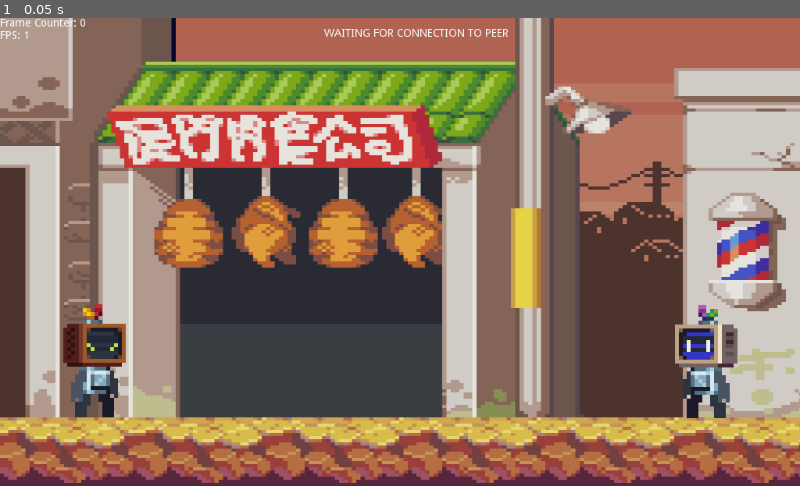
Above: before the commit, frame 1.
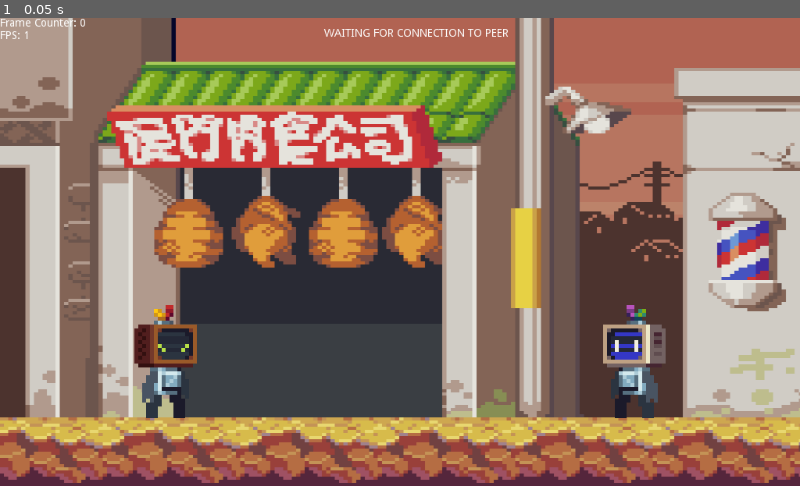
Above: after the commit, the same moment.

Repository: BasCandia/RollbackNetcodePeerToPeer
Game: Godot game, scene res://Scenes/Stage2DCollisions.tscn
Two runs of this game, one before a commit and one after it. Both use one fixed random seed, a clock stepped at 60 frames per second and the inputs below.
Inputs:
- Up to frame 1 (0.05 s): no input

The runs differ from the first frame. In frame 1, 5.0% of the frame differs, in the area x 7-93%, y 61-86%.

Commit message:
Fix a escenario, pruebas y ejecutables

Diff:
--- a/Scenes/Stage2DCollisions.tscn
+++ b/Scenes/Stage2DCollisions.tscn
@@ -33,11 +33,11 @@
 script = ExtResource( 1 )
 
 [node name="LocalPlayer" parent="InputControl" instance=ExtResource( 2 )]
-position = Vector2( 121, 439 )
+position = Vector2( 212, 440 )
 script = ExtResource( 3 )
 
 [node name="NetPlayer" parent="InputControl" instance=ExtResource( 7 )]
-position = Vector2( 904, 440 )
+position = Vector2( 812, 440 )
 collision_mask = 3
 script = ExtResource( 8 )
 
@@ -54,12 +54,12 @@
 
 [node name="StaticBody2D3" parent="." instance=ExtResource( 5 )]
 visible = false
-position = Vector2( 984, 300 )
+position = Vector2( 1024, 300 )
 scale = Vector2( 4, 10 )
 
 [node name="StaticBody2D4" parent="." instance=ExtResource( 5 )]
 visible = false
-position = Vector2( 40, 300 )
+position = Vector2( 0, 300 )
 scale = Vector2( 4, 10 )
 
 [node name="Background" parent="." instance=ExtResource( 4 )]
--- a/Scripts/InputControl.gd
+++ b/Scripts/InputControl.gd
@@ -2,7 +2,7 @@
 extends Node
 
 #amount of input delay in frames
-var input_delay = 5
+var input_delay = 1
 #number of frame states to save in order to implement rollback (max amount of frames able to rollback)
 var rollback = 7
 #frame range of duplicate past input packets to send every frame (should be less than rollback)
@@ -37,7 +37,7 @@
 var flag_ms_array = false #Si este cambia a true, se comenzara a guardar datos
 var nro_prueba = 0
 const MINUTO_FPS = 3600 #3600 frames a 60 fps es un minuto, para realizar pruebas y guardar valores de ping
-const CANT_PRUEBAS = 10 # 1-> 50ms 2->100ms 30->150ms y asi
+const CANT_PRUEBAS = 10 # 1-> 25ms 2->50ms 3->75ms y asi
 var frame_count_test = 0
 var frame_count = 0
 
@@ -151,8 +151,8 @@
 	input_received = false #network thread will set to true when a networked player is found.
 
 	#set up networking thread
-	UDPPeer.listen(241, "*")
-	UDPPeer.set_dest_address("::1", 240) #::1 is localhost
+	UDPPeer.listen(240, "*")
+	UDPPeer.set_dest_address("::1", 241) #::1 is localhost
 	input_thread = Thread.new()
 	input_thread.start(self, "thr_network_inputs", null, 2)
 
@@ -166,9 +166,19 @@
 			input_received_mutex.unlock()
 			UDPPeer.put_packet(PoolByteArray([1, state_queue[0].frame, (frame_num + 1)%256])) #send request for needed input
 			status = "DELAY: Waiting for net input. frame_num: " + str(frame_num)
+			frame_count_test += 1
 		else:
 			input_received_mutex.unlock()
 			status = ""
+			#Recopilar datos de prueba
+			if flag_ms_array == true:
+				if frame_count_test < MINUTO_FPS:
+					frame_ms_array[nro_prueba-1][frame_count_test] = 25*nro_prueba #el 1 es un holder, cambiar por valor de ms obtenido en conexion
+					print("Se recopilo dato de Frame: "+ str(frame_count_test))
+				else:
+					print("Prueba Concluida")
+
+				frame_count_test += 1
 			handle_input()
 	else:
 		input_received_mutex.unlock()
@@ -182,15 +192,7 @@
 	var FPS = get_parent().get_node("FPS")
 	Frame_Counter_Label.text = "Frame Counter: " + str(frame_count)
 	FPS.text = "FPS: " + str(Engine.get_frames_per_second())
-	#Recopilar datos de prueba
-	if flag_ms_array == true:
-		if frame_count_test < MINUTO_FPS:
-			frame_ms_array[nro_prueba-1][frame_count_test] = 1 #el 1 es un holder, cambiar por valor de ms obtenido en conexion
-			print("Se recopilo dato de Frame: "+ str(frame_count_test))
-		else:
-			print("Prueba Concluida")
-
-		frame_count_test += 1
+
 
 func handle_input(): #get inputs, call child functions
 	var pre_game_state = get_game_state()
@@ -301,7 +303,7 @@
 	for x in range (0,nro_prueba):
 		texto = texto + "Prueba " + str(x+1) + "\n"
 		for y in range(0, MINUTO_FPS):
-			texto = texto + "Frame: "+ str(y+1)+ " Ping: "+ str(frame_ms_array[nro_prueba-1][y]) + "\n"
+			texto = texto + "Frame: "+ str(y+1)+ " Ping: "+ str(frame_ms_array[x][y]) + "\n"
 		texto = texto + "\n"
 	var file = File.new()
 	file.open("res://Test.txt", File.WRITE)
Not shown, added: Test.txt
Not shown, changed: export_presets.cfg
Not shown, changed: TestCL.pck
Not shown, added: TestDISTINTOPCCL.exe
Not shown, added: TestDISTINTOPCCL.pck
Not shown, added: TestDISTINTOPCSV.exe
Not shown, added: TestDISTINTOPCSV.pck
Not shown, changed: TestSV.pck
